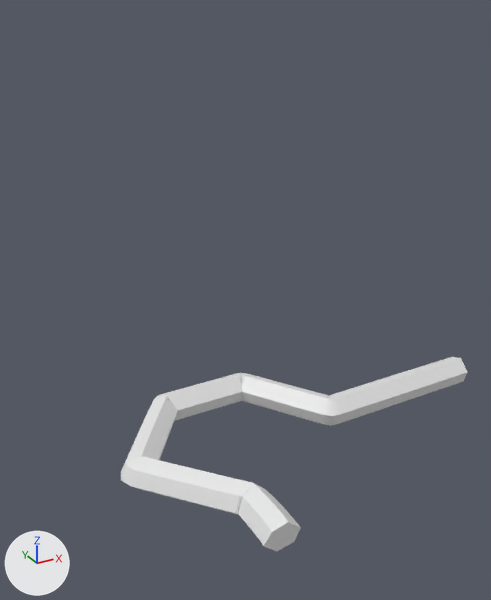
Two versions of the Blender file Practicas/P2/BlenderModels/gancho.blend, one commit apart.
Rendered twice from a 50 mm lens placed at (-14.8, -36.1, 24.9), pointed at (3.7, -2.4, 8.0). Arrows for +X, +Y and +Z are at lower left; the lights stay in place. The first picture is the older version.

In view in the first picture: 'Curva_Bezier'.
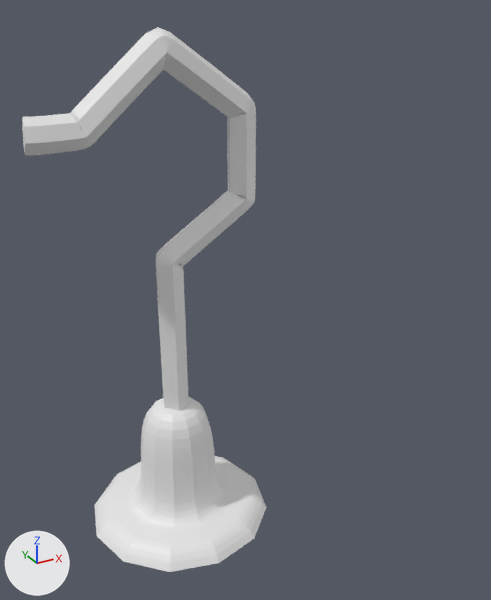
What changed in the scene script:
```text
Add me_mesh:
    me_mesh.from_pydata(...)  # 325 vertices, 290 faces; spans x -1.0..1.56, y 0.0..1.07, z -1.28..1.28
Change ob_curva_bezier:
    ob_curva_bezier.location: (-0.28, -0.16, 0.0) -> (4.23, 0.0, 18.56)
    ob_curva_bezier.rotation_euler: (0.0, 0.0, 0.0) -> (-2.014, 1.567, -3.584)  # degrees (0, 0, 0) -> degrees (-115, 90, -205)
    add ob_curva_bezier.delta_scale = (0.9, 0.9, 0.9)
Add ob_curva_bezier_001:
    ob_curva_bezier_001 = bpy.data.objects.new('Curva_Bezier.001', me_mesh)
    ob_curva_bezier_001.location = (-1.6, 0.0, -8.1)
    ob_curva_bezier_001.delta_rotation_euler = (1.571, 0.0, 0.0)
    ob_curva_bezier_001.scale = (2.4, 4.0, 2.4)
    ob_curva_bezier_001.delta_scale = (2.0, 2.0, 2.0)
    _m = ob_curva_bezier_001.modifiers.new('Booleana', 'BOOLEAN')
    _m.operation = 'UNION'
```

Pixel boxes [x1, y1, x2, y2] of what changed, in the pictures (491 x 600 px):
'Curva_Bezier', moved, turned, rescaled: before [121, 357, 468, 551]; after [22, 27, 256, 410]
'Curva_Bezier.001', added: after [95, 397, 266, 572]
